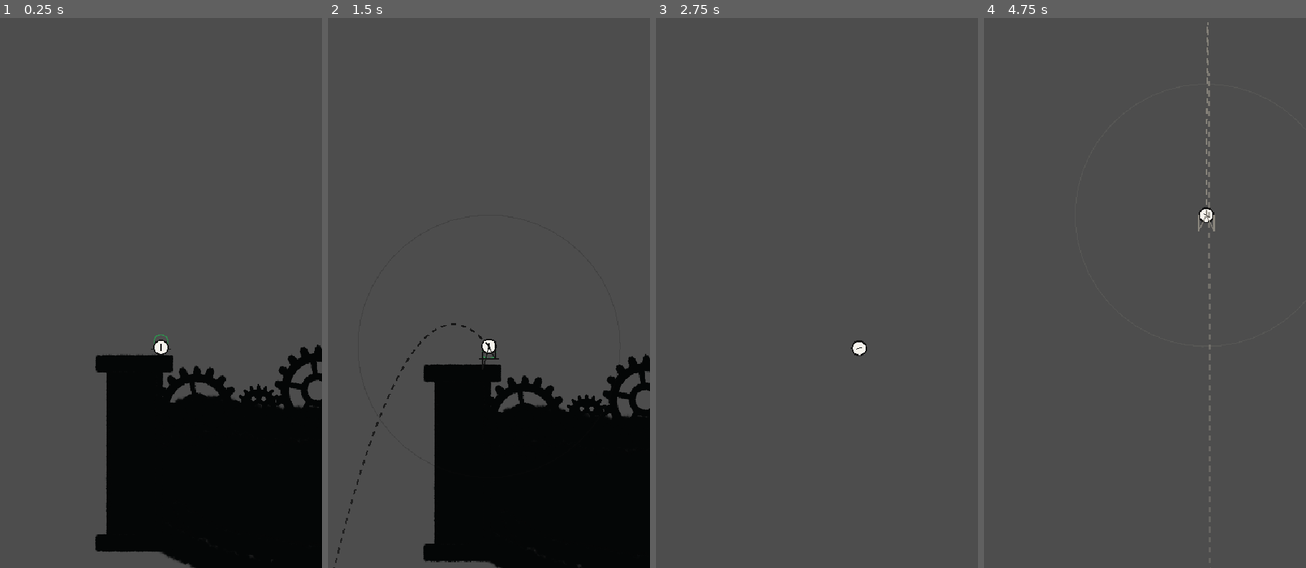
Above: before the commit, frames 1-4 (left to right).
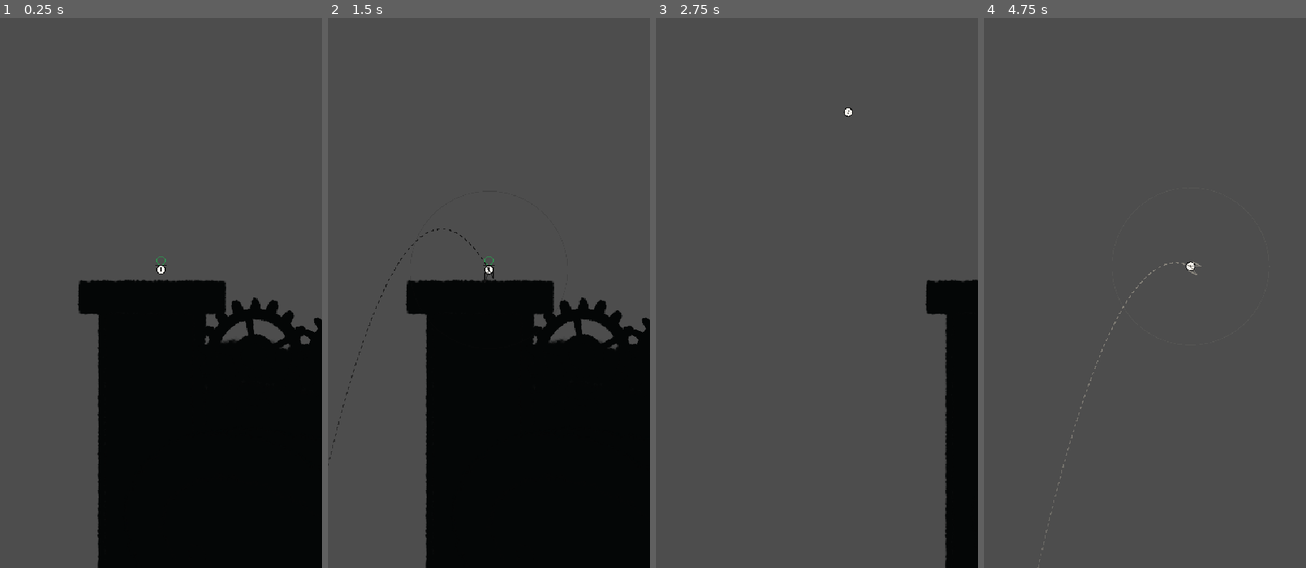
Above: after the commit, the same moments.

Repository: daveeexperiments/Project-Juice
Game: Godot game, scene res://levels/beat_01.tscn
Two runs of this game, one before a commit and one after it. Both use one fixed random seed, a clock stepped at 60 frames per second and the inputs below.
Inputs (mouse positions are in pixels of both pictures, inside the frame that each line leads up to):
- Up to frame 1 (0.25 s): no input
- Up to frame 2 (1.5 s): move the mouse to (559, 254) at 0.52 s; hold Shift (aim_snap) 0.53-1.25 s; click (559, 254) at 0.67 s; drag from (424, 309) to (472, 397) at 1.27 s
- Up to frame 3 (2.75 s): move the mouse to (849, 155) at 2.02 s; hold Shift (aim_snap) from 2.03 s (still down); click (849, 155) at 2.17 s
- Up to frame 4 (4.75 s): release Shift (aim_snap) at 2.75 s; drag from (1128, 397) to (1048, 194) at 2.77 s; move the mouse to (1241, 370) at 3.52 s; hold Shift (aim_snap) 3.53-4.25 s; click (1241, 370) at 3.67 s; drag from (1048, 194) to (1096, 139) at 4.27 s

The runs differ from the first frame. In frame 1, 12% of the frame differs, in the area x 24-100%, y 43-100%; in frame 2, 12%, in the area x 0-100%, y 38-100%; in frame 3, 5.8%; in frame 4, 0.7%.

Commit message:
Update beat_01.tscn

Diff:
--- a/levels/beat_01.tscn
+++ b/levels/beat_01.tscn
@@ -32,7 +32,7 @@
 color = Color(0, 0, 0, 0)
 
 [node name="blob_sheet_1_06" parent="Terrain" unique_id=1637940940 instance=ExtResource("3_vuiy4")]
-position = Vector2(656, -200)
+position = Vector2(656, -160)
 scale = Vector2(1, 1)
 color = Color(0, 0, 0, 0)
 
@@ -43,7 +43,7 @@
 color = Color(0, 0, 0, 0)
 
 [node name="blob_sheet_1_09" parent="Terrain" unique_id=347855729 instance=ExtResource("19_k5vw7")]
-position = Vector2(805, 1544.9998)
+position = Vector2(805, 1532.9996)
 rotation = -1.7697638
 scale = Vector2(0.99999994, 0.99999994)
 color = Color(0, 0, 0, 0)
@@ -59,50 +59,64 @@
 scale = Vector2(1, 1)
 color = Color(0, 0, 0, 0)
 
+[node name="blob_sheet_1_04" parent="Terrain" unique_id=2052758590 instance=ExtResource("18_q0kt6")]
+position = Vector2(601, 1298.0001)
+rotation = 2.9653144
+scale = Vector2(2.9725406, 2.9725406)
+color = Color(0, 0, 0, 0)
+
+[node name="blob_sheet_1_05" parent="Terrain" unique_id=418884992 instance=ExtResource("18_q0kt6")]
+position = Vector2(618.0001, 1545.0002)
+rotation = 2.9653144
+scale = Vector2(2.9725406, 2.9725406)
+color = Color(0, 0, 0, 0)
+
 [node name="Props" type="Node2D" parent="." unique_id=1086718218]
 
 [node name="ChimneyB" parent="Props" unique_id=148336799 instance=ExtResource("12_stack")]
 position = Vector2(851, 611)
 scale = Vector2(0.9, 0.9)
 color = Color(0, 0, 0, 0)
+polygon = PackedVector2Array(3.22417, 3.2363, 3.94013, 60.0133, 30.64112, 106.38648, 36.84103, 145.50655, 35.09214, 534.6989, 0.24464, 612.0605, 3.23791, 659.8013, 258.77582, 658.7637, 258.75568, 603.0974, 225.69145, 525.7773, 223.00633, 170.9069, 228.02898, 114.49404, 259.76114, 59.88982, 261.7442, 15.03528, 261.7886, 4.057907)
 
 [node name="ChimneyB2" parent="Props" unique_id=740448787 instance=ExtResource("12_stack")]
-position = Vector2(30, 648)
-scale = Vector2(0.502029, 0.502029)
+position = Vector2(-988.3895, 633.84827)
+scale = Vector2(1.5923666, 1.5923666)
 color = Color(0, 0, 0, 0)
 
 [node name="ChimneyB3" parent="Props" unique_id=170654317 instance=ExtResource("12_stack")]
-position = Vector2(443, 588.00006)
-scale = Vector2(0.502029, 0.502029)
+position = Vector2(25, 538)
+scale = Vector2(1.17554, 1.1755401)
 color = Color(0, 0, 0, 0)
 
 [node name="prop_sheet_1_27" parent="Props" unique_id=2062657363 instance=ExtResource("13_gear_a")]
-position = Vector2(330, 632)
-scale = Vector2(0.36228296, 0.36735913)
+position = Vector2(-173.38953, 604.8483)
+scale = Vector2(0.68238205, 0.69194335)
 color = Color(0, 0, 0, 0)
 
 [node name="prop_sheet_1_26" parent="Props" unique_id=1764690254 instance=ExtResource("13_gear_a")]
-position = Vector2(128, 667)
-scale = Vector2(0.3548387, 0.3548387)
+position = Vector2(-652.3895, 684.0443)
+scale = Vector2(0.79156333, 0.79156333)
 color = Color(0, 0, 0, 0)
 
 [node name="prop_sheet_1_11" parent="Props" unique_id=2127009833 instance=ExtResource("14_gear_b")]
-position = Vector2(266.00003, 699)
+position = Vector2(-370.38953, 711.84827)
+scale = Vector2(0.34188738, 0.34188738)
 color = Color(0, 0, 0, 0)
 
 [node name="prop_sheet_1_28" parent="Props" unique_id=872167389 instance=ExtResource("13_gear_a")]
-position = Vector2(529, 622.00006)
-scale = Vector2(0.36228296, 0.36735913)
+position = Vector2(176.00005, 610)
+scale = Vector2(0.67741954, 0.6869113)
 color = Color(0, 0, 0, 0)
 
 [node name="prop_sheet_1_12" parent="Props" unique_id=1689155259 instance=ExtResource("14_gear_b")]
-position = Vector2(655, 634)
-scale = Vector2(0.19663481, 0.19663481)
+position = Vector2(405, 631)
+scale = Vector2(0.35433888, 0.35433888)
 color = Color(0, 0, 0, 0)
 
 [node name="prop_sheet_1_29" parent="Props" unique_id=988259473 instance=ExtResource("13_gear_a")]
-position = Vector2(769, 657.00006)
-scale = Vector2(0.36228296, 0.36735913)
+position = Vector2(681, 644)
+scale = Vector2(0.5558315, 0.5636196)
 color = Color(0, 0, 0, 0)
 
 [node name="prop_sheet_1_30" parent="Props" unique_id=776965265 instance=ExtResource("13_gear_a")]
@@ -131,7 +145,7 @@
 position = Vector2(1105, 545)
 
 [node name="Spawn" parent="." unique_id=269154367 instance=ExtResource("8_spawn")]
-position = Vector2(140, 640)
+position = Vector2(-755, 594)
 
 [node name="ShatterEffect" type="Node2D" parent="." unique_id=1420018273]
 script = ExtResource("7_shatter")
@@ -140,7 +154,7 @@
 script = ExtResource("4_preview")
 
 [node name="Ball" type="Node2D" parent="." unique_id=1482576845]
-position = Vector2(140, 628)
+position = Vector2(-755, 582)
 script = ExtResource("2_ball")
 
 [node name="Slingshot" type="Node2D" parent="." unique_id=1629812612]
@@ -149,6 +163,7 @@
 preview_path = NodePath("../TrajectoryPreview")
 
 [node name="FollowCamera" type="Camera2D" parent="." unique_id=937803993]
+zoom = Vector2(0.6, 0.6)
 script = ExtResource("5_camera")
 target_path = NodePath("../Ball")
 
@@ -180,3 +195,9 @@
 rotation = -1.5707964
 scale = Vector2(1.7069229, 1.7069229)
 color = Color(0, 0, 0, 0)
+
+[node name="blob_sheet_1_05" parent="." unique_id=1463434066 instance=ExtResource("18_q0kt6")]
+position = Vector2(444, 1943)
+rotation = 3.3178709
+scale = Vector2(2.9725406, 2.9725406)
+color = Color(0, 0, 0, 0)
